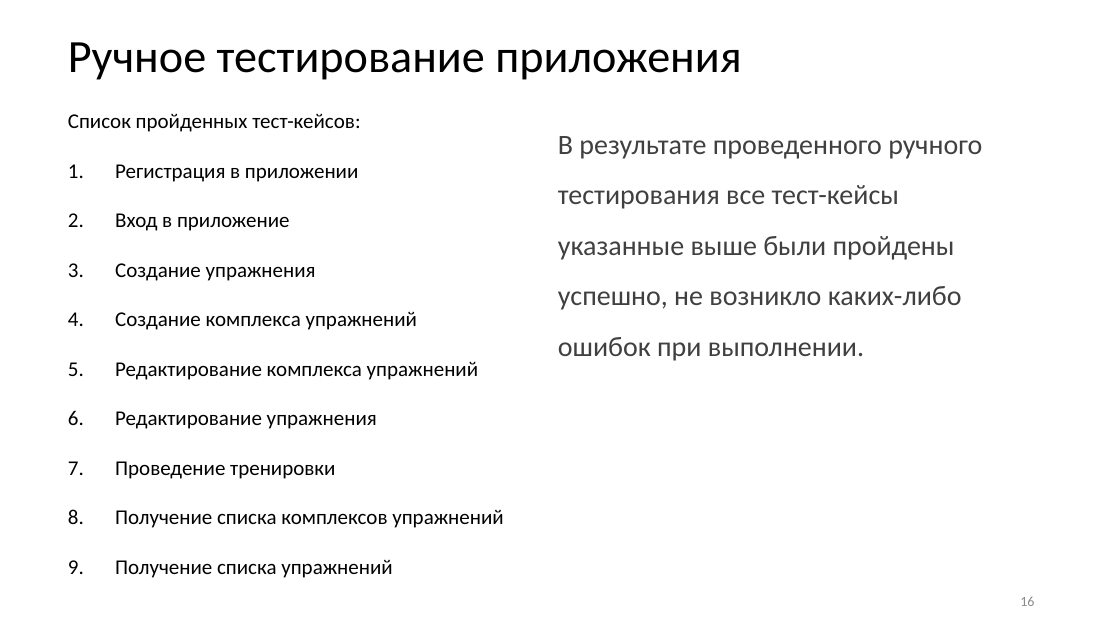
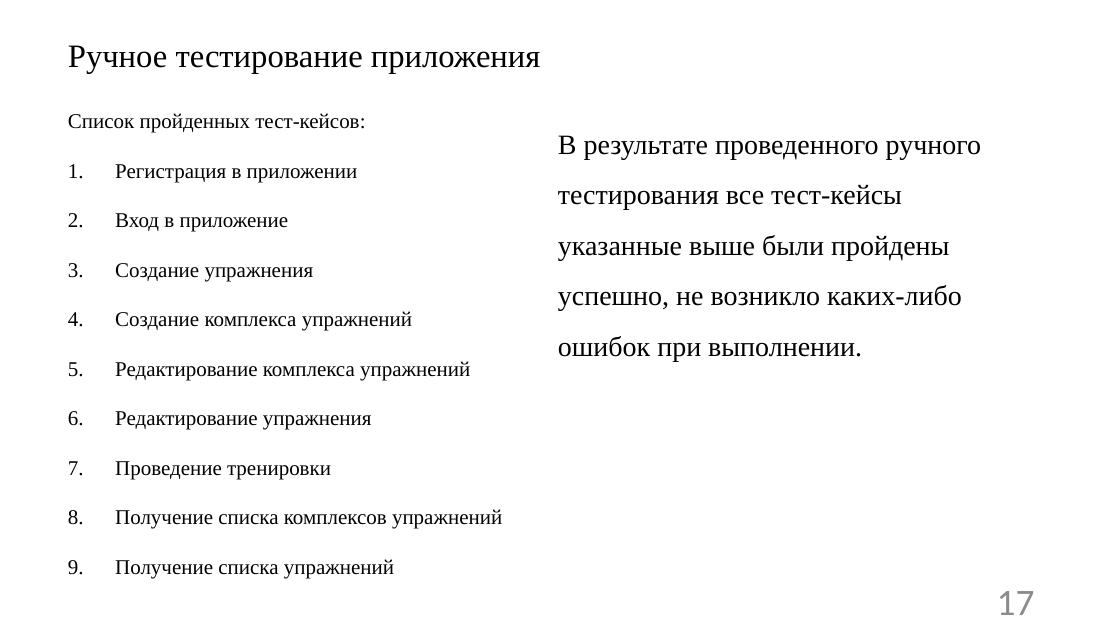
Before and after one commit to vadimgilka/SportApp, a slide deck: slide 17 of Documentation/Documentation Frontend/предзащита.pptx (slide 16 before the commit). Drawn at 1120x630 pixels with LibreOffice and Linux fonts; fonts in the diff are those of the drawing. Boxes give left, top, right and bottom in pixels: in the first picture for what was removed or moved away, otherwise in the second. Text is boxed around its words. In the diff, an @@ line names an element or a change of style, - is before the commit and + after.

```diff
--- a/Documentation/Documentation Frontend/предзащита.pptx
+++ b/Documentation/Documentation Frontend/предзащита.pptx
@@ title "Ручное тестирование приложения" at box(68, 45, 541, 74): size 39.6 to 28 pt, font Calibri to Times New Roman @@
@@ text "Список пройденных тест-кейсов:" at box(68, 113, 502, 578): font Calibri to Times New Roman @@
@@ text "В результате проведенного ручного тестирования ..." at box(558, 135, 982, 361): font Calibri to Times New Roman, text colour #404040 to #000000 @@
@@ page number at box(997, 591, 1035, 615): text changed; size 12 to 32 pt @@
-16
+17
```
Also in this commit, not shown: 2 slides added, 1 other file.
